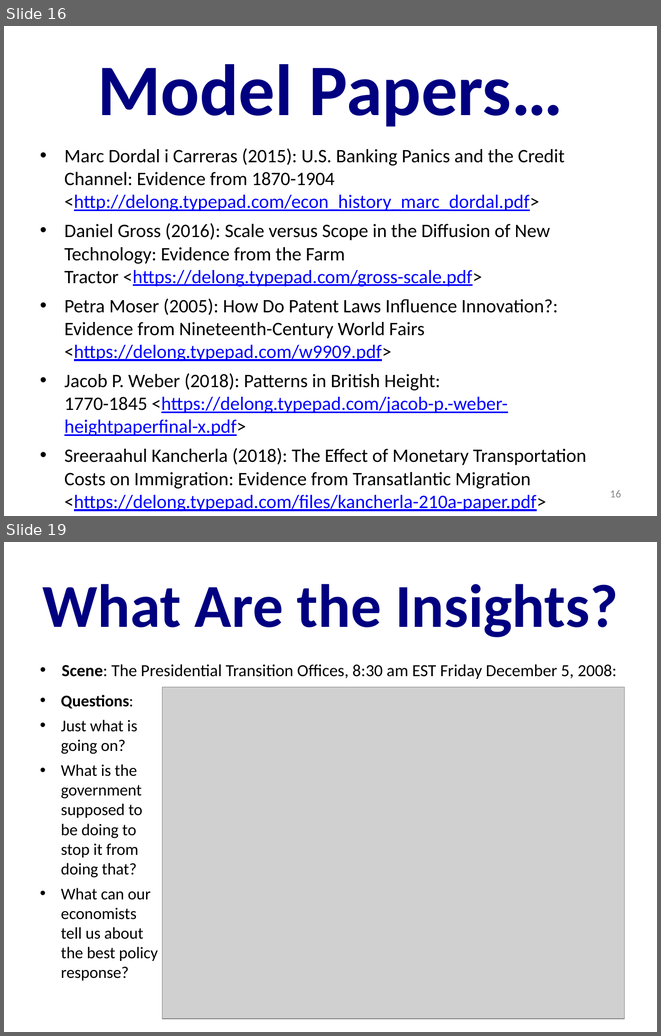
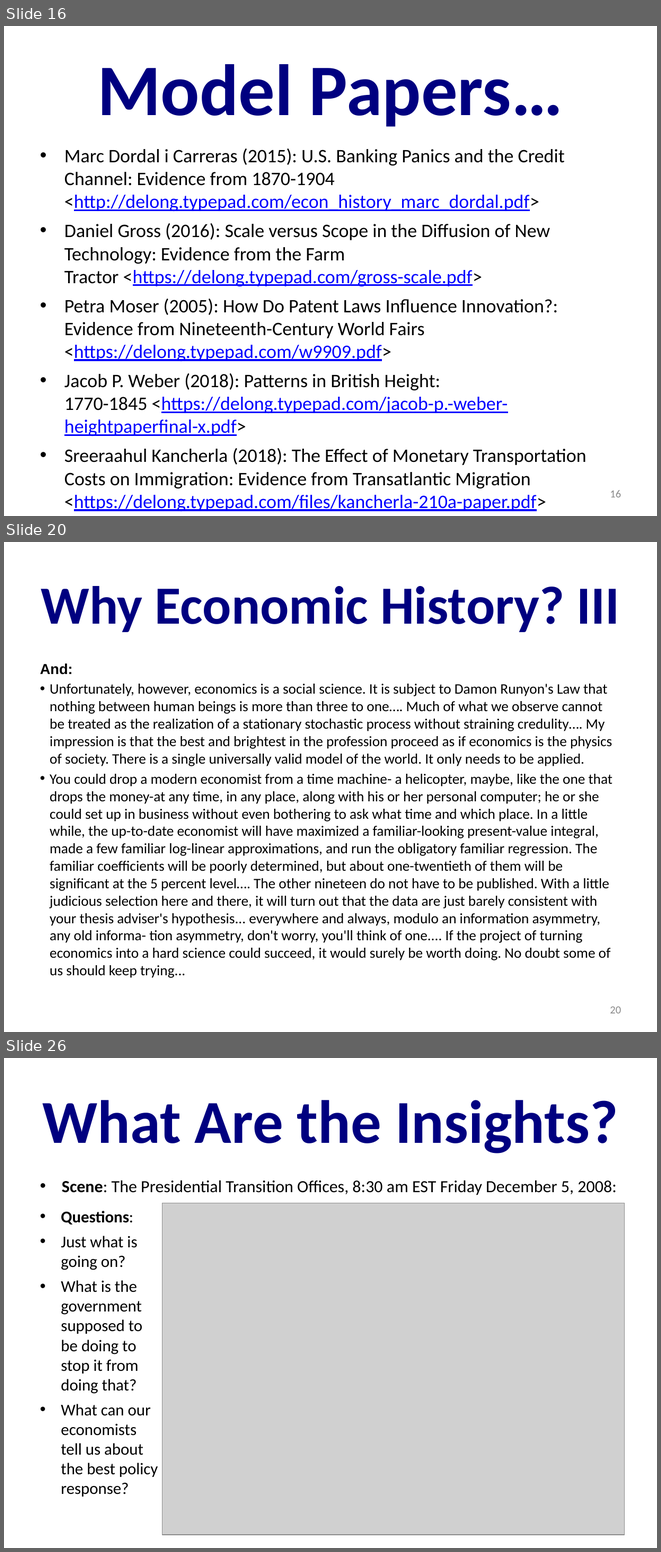
Before and after one commit to DavidLJ/public-files, a slide deck: econ-210a-lecture-1a.pptx. Shown one above the other, each under a label of ours: slides 16 and 19 before the commit, slides 16, 20 and 26 after it; the slides between them are not shown. The pictures are 661x1036 and 661x1552 pixels, drawn with LibreOffice and Linux fonts; fonts in the diff are those of the drawing; grey boxes stand for pictures. Boxes give left, top, right and bottom in pixels: in the first picture for what was removed or moved away, otherwise in the second. Text is boxed around its words. In the diff, an @@ line names an element or a change of style, - is before the commit and + after.

```diff
--- a/econ-210a-lecture-1a.pptx
+++ b/econ-210a-lecture-1a.pptx
@@ slide 20 added at (x1=4, y1=542, x2=657, y2=1032), background #FFFFFF @@
@@ title added at (x1=41, y1=586, x2=619, y2=632), 59.2 pt, text #000080, bold @@
+Why Economic History? III
@@ text added at (x1=40, y1=663, x2=612, y2=978), 16 pt, text #000000 @@
+And:
+• Unfortunately, however, economics is a social science. It is subject to Damon Runyon's Law that nothing between human beings is more than three to one…. Much of what we observe cannot be treated as the realization of a stationary stochastic process without straining credulity…. My impression is that the best and brightest in the profession proceed as if economics is the physics of society. There is a single universally valid model of the world. It only needs to be applied.
+• You could drop a modern economist from a time machine- a helicopter, maybe, like the one that drops the money-at any time, in any place, along with his or her personal computer; he or she could set up in business without even bothering to ask what time and which place. In a little while, the up-to-date economist will have maximized a familiar-looking present-value integral, made a few familiar log-linear approximations, and run the obligatory familiar regression. The familiar coefficients will be poorly determined, but about one-twentieth of them will be significant at the 5 percent level…. The other nineteen do not have to be published. With a little judicious selection here and there, it will turn out that the data are just barely consistent with your thesis adviser's hypothesis... everywhere and always, modulo an information asymmetry, any old informa- tion asymmetry, don't worry, you'll think of one.... If the project of turning economics into a hard science could succeed, it would surely be worth doing. No doubt some of us should keep trying...
@@ page number added at (x1=610, y1=1006, x2=621, y2=1013), 12 pt, text #898989 @@
+20
@@ what was slide 19 is now slide 26 @@
```
Also in this commit, not shown: 9 slides changed, 8 other slides added, 5 other files.
